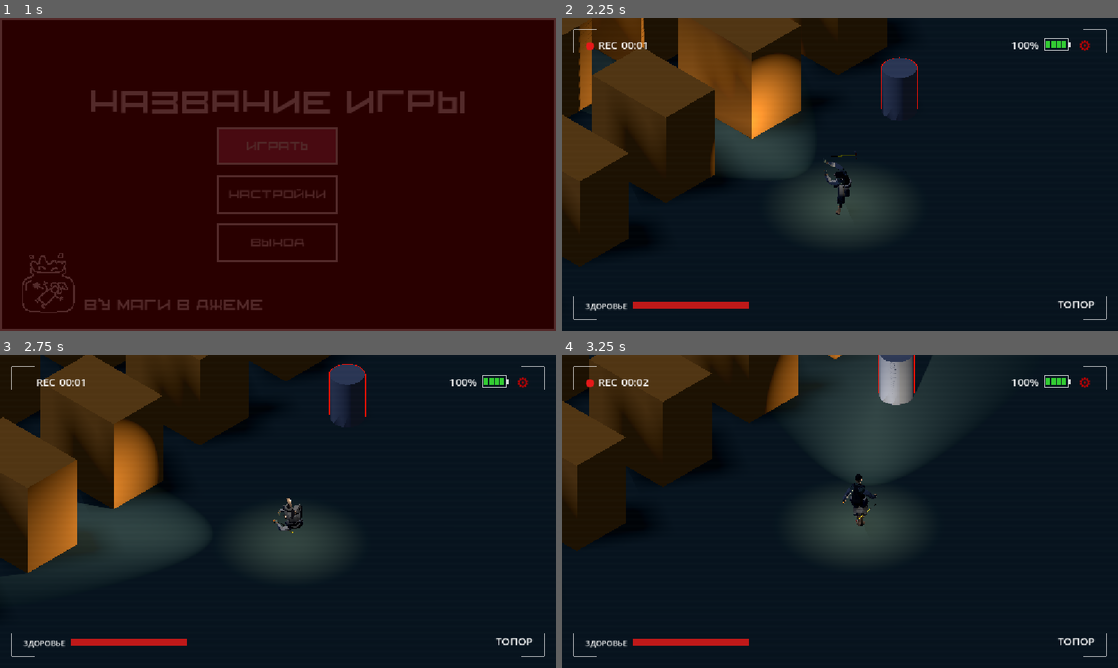
Above: before the commit, frames 1-4 (two rows, left to right).
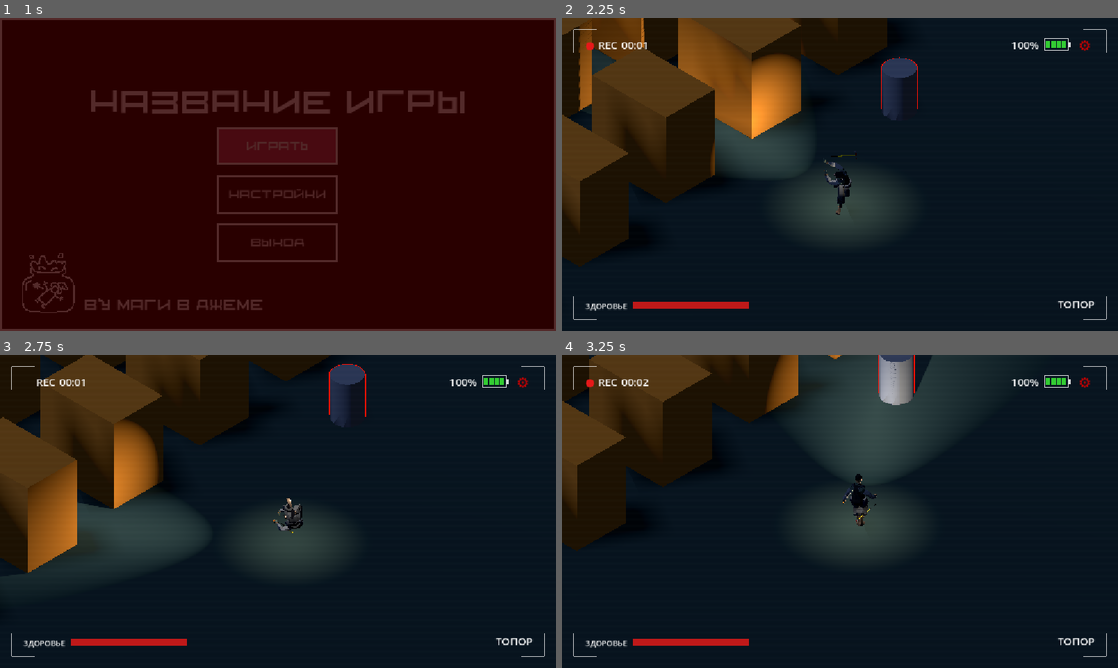
Above: after the commit, the same moments.

Repository: AnckerStudios/the-camera-game
Game: Godot game, scene res://ui/menu/menu.tscn
Two runs of this game, one before a commit and one after it. Both use one fixed random seed, a clock stepped at 60 frames per second and the inputs below. Sound files missing from this copy of the repository are replaced by a short silence.
Inputs (mouse positions are in pixels of both pictures, inside the frame that each line leads up to):
- Up to frame 1 (1 s): click "Играть" at 0.5 s
- Up to frame 2 (2.25 s): tap Enter at 1.25 s; move the mouse to (962, 158) at 1.27 s; hold D (move_right) 1.28-2.03 s; hold Right mouse button (alt_fire) 1.28-2.03 s; tap Space (jump) at 1.52 s; move the mouse to (728, 190) at 2.02 s; hold S (move_backward) from 2.03 s (still down); tap Shift (dash) at 2.1 s
- Up to frame 3 (2.75 s): keep holding S (move_backward); tap Space (jump) at 2.27 s
- Up to frame 4 (3.25 s): move the mouse to (895, 442) at 2.77 s; release S (move_backward) at 2.78 s; press the mouse at (895, 442) at 2.78 s; hold D (move_right) from 2.78 s (still down)

Frame 1 is identical in both runs. In frame 2, 0.8% of the frame differs, in the area x 20-35%, y 15-39%; in frame 3, less than 0.1%; in frame 4, less than 0.1%.

Commit message:
код 2

Diff:
--- a/gamelogic/player/camera/wall_cutout.gd
+++ b/gamelogic/player/camera/wall_cutout.gd
@@ -23,6 +23,8 @@
 var _shader_values: Dictionary = {}
 var _body_materials: Dictionary = {}
 var _material_meshes: Dictionary = {}
+var _material_bindings: Dictionary = {}
+var _attached_materials: Dictionary = {}
 var _enemy_active_materials: Dictionary = {}
 var _materials: Array[ShaderMaterial] = []
 var _meshes: Array[MeshInstance3D] = []
@@ -89,16 +91,15 @@
 				_set_material_parameter(material, "has_texture", true)
 				_set_material_parameter(material, "base_texture", original.albedo_texture)
 		if override_material:
-			node.material_override = material
-			_register_material(node, material)
+			_register_material(node, material, -1, override_material)
 			break
-		node.set_surface_override_material(surface, material)
-		_register_material(node, material)
-
-func _register_material(mesh: MeshInstance3D, material: ShaderMaterial) -> void:
+		_register_material(node, material, surface, node.get_surface_override_material(surface))
+
+func _register_material(mesh: MeshInstance3D, material: ShaderMaterial, surface: int, original: Material) -> void:
 	_materials.append(material)
 	_meshes.append(mesh)
 	_material_meshes[material] = mesh
+	_material_bindings[material] = {"surface": surface, "original": original}
 	for body in _mesh_bodies[mesh]:
 		var materials: Array = _body_materials.get_or_add(body, [])
 		materials.append(material)
@@ -223,6 +224,31 @@
 		return
 	values[parameter] = value
 	material.set_shader_parameter(parameter, value)
+	if parameter == &"cutout_enabled" or parameter == &"enemy_cutout_count":
+		_sync_material_attachment(material)
+
+## Шейдер с discard нужен только на стенах, где действительно открывается отверстие.
+## Остальное окружение сохраняет исходные общие материалы и обычную отрисовку.
+func _sync_material_attachment(material: ShaderMaterial) -> void:
+	if not _material_bindings.has(material):
+		return
+	var values: Dictionary = _shader_values[material]
+	var needed: bool = values.get(&"cutout_enabled", false) or values.get(&"enemy_cutout_count", 0) > 0
+	if needed == _attached_materials.has(material):
+		return
+	var mesh: MeshInstance3D = _material_meshes[material]
+	if not is_instance_valid(mesh) or mesh.is_queued_for_deletion():
+		return
+	var binding: Dictionary = _material_bindings[material]
+	var replacement: Material = material if needed else binding.original
+	if binding.surface < 0:
+		mesh.material_override = replacement
+	else:
+		mesh.set_surface_override_material(binding.surface, replacement)
+	if needed:
+		_attached_materials[material] = true
+	else:
+		_attached_materials.erase(material)
 
 func _forget_mesh(mesh: MeshInstance3D) -> void:
 	for body in _mesh_bodies.get(mesh, []):
@@ -235,6 +261,8 @@
 	_mesh_bodies.erase(mesh)
 	for index in range(_meshes.size() - 1, -1, -1):
 		if _meshes[index] == mesh:
+			_material_bindings.erase(_materials[index])
+			_attached_materials.erase(_materials[index])
 			_material_meshes.erase(_materials[index])
 			_enemy_active_materials.erase(_materials[index])
 			_shader_values.erase(_materials[index])
--- /dev/null
+++ b/gamelogic/player/performance_diagnostics.gd
@@ -0,0 +1,81 @@
+extends CanvasLayer
+## Скрытая диагностика браузерной сборки. F3 — панель, F6/F7 — сравнение эффектов.
+var _label: Label
+var _panel: PanelContainer
+var _elapsed := 0.0
+var _frames := 0
+var _shadows_disabled := false
+var _shadow_lights: Array[WeakRef] = []
+
+func _ready() -> void:
+	layer = 100
+	process_mode = Node.PROCESS_MODE_ALWAYS
+	_panel = PanelContainer.new()
+	_panel.position = Vector2(12, 12)
+	_panel.mouse_filter = Control.MOUSE_FILTER_IGNORE
+	add_child(_panel)
+	_label = Label.new()
+	_label.mouse_filter = Control.MOUSE_FILTER_IGNORE
+	_panel.add_child(_label)
+	_panel.hide()
+	set_process(false)
+
+func _input(event: InputEvent) -> void:
+	if not event is InputEventKey or not event.pressed or event.echo:
+		return
+	if event.physical_keycode == KEY_F3:
+		_panel.visible = not _panel.visible
+		_elapsed = 0.0
+		_frames = 0
+		set_process(_panel.visible)
+		if _panel.visible:
+			_refresh(0.0, 0.0)
+		get_viewport().set_input_as_handled()
+	elif _panel.visible and event.physical_keycode == KEY_F6:
+		var cutout := get_parent().get_node_or_null("WallCutout")
+		if cutout:
+			cutout.enabled = not cutout.enabled
+		get_viewport().set_input_as_handled()
+	elif _panel.visible and event.physical_keycode == KEY_F7:
+		_toggle_shadows()
+		get_viewport().set_input_as_handled()
+
+func _process(delta: float) -> void:
+	_elapsed += delta
+	_frames += 1
+	if _elapsed < 0.5:
+		return
+	_refresh(float(_frames) / _elapsed, _elapsed * 1000.0 / float(_frames))
+	_elapsed = 0.0
+	_frames = 0
+
+func _refresh(fps: float, frame_ms: float) -> void:
+	var cutout := get_parent().get_node_or_null("WallCutout")
+	var cutout_enabled: bool = cutout.enabled if cutout else false
+	var draws := int(Performance.get_monitor(Performance.RENDER_TOTAL_DRAW_CALLS_IN_FRAME))
+	var primitives := int(Performance.get_monitor(Performance.RENDER_TOTAL_PRIMITIVES_IN_FRAME))
+	var process_ms := Performance.get_monitor(Performance.TIME_PROCESS) * 1000.0
+	var physics_ms := Performance.get_monitor(Performance.TIME_PHYSICS_PROCESS) * 1000.0
+	_label.text = "F3: diagnostics\nFPS: %.1f | frame: %.1f ms\nProcess: %.2f ms | physics: %.2f ms\nDraw calls: %d | primitives: %d\nF6 cutout: %s | F7 shadows: %s" % [fps, frame_ms, process_ms, physics_ms, draws, primitives, "ON" if cutout_enabled else "OFF", "OFF" if _shadows_disabled else "ON"]
+
+func _toggle_shadows() -> void:
+	if _shadows_disabled:
+		_restore_shadows()
+		return
+	_shadow_lights.clear()
+	for light in get_tree().current_scene.find_children("*", "Light3D", true, false):
+		if light.shadow_enabled:
+			_shadow_lights.append(weakref(light))
+			light.shadow_enabled = false
+	_shadows_disabled = true
+
+func _restore_shadows() -> void:
+	for reference in _shadow_lights:
+		var light = reference.get_ref()
+		if is_instance_valid(light):
+			light.shadow_enabled = true
+	_shadow_lights.clear()
+	_shadows_disabled = false
+
+func _exit_tree() -> void:
+	_restore_shadows()
--- a/gamelogic/player/player.gd
+++ b/gamelogic/player/player.gd
@@ -63,6 +63,7 @@
 
 
 func _ready() -> void:
+	add_child(preload("res://gamelogic/player/performance_diagnostics.gd").new())
 	PlayerState.reset()
 	VisionFilters.set_mode(VisionProfile.Filter.NORMAL, false)
 	_inventory.name = &"Inventory"
Not shown, added: export_presets.cfg
Not shown, added: gamelogic/player/performance_diagnostics.gd.uid
